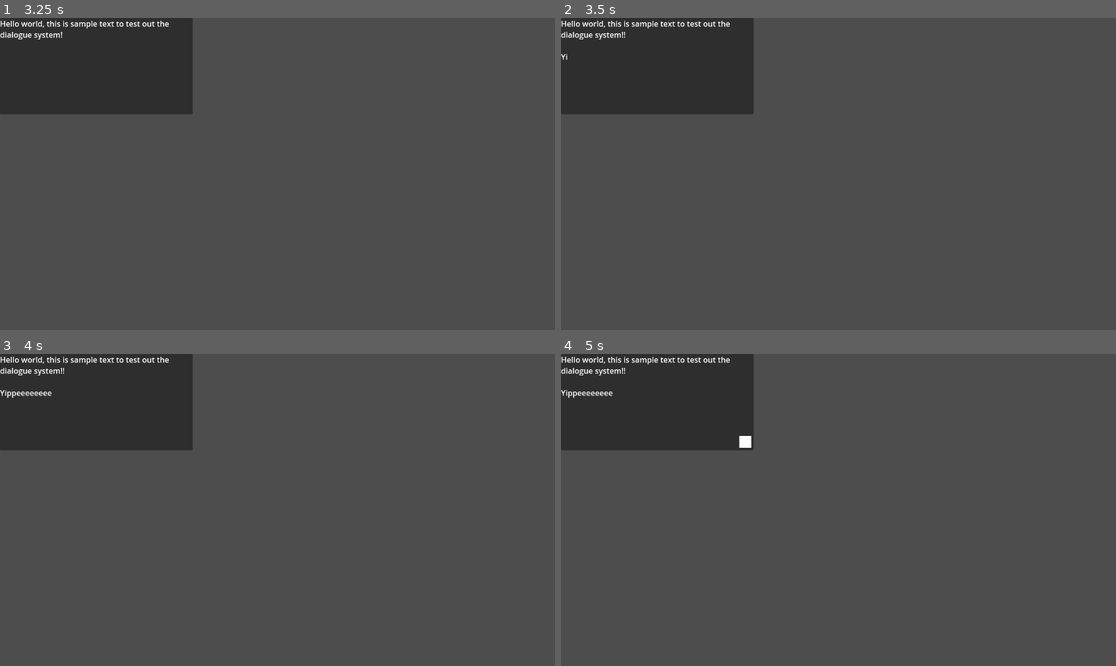
Above: before the commit, frames 1-4 (two rows, left to right).
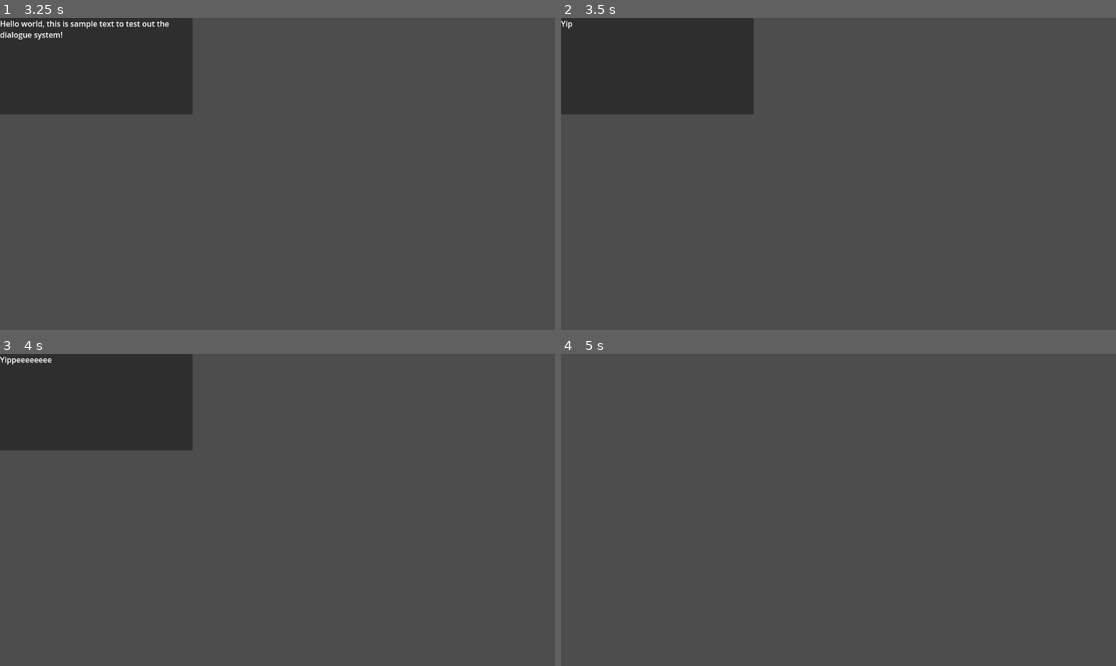
Above: after the commit, the same moments.

Repository: Tyger8540/dress-til-you-drop
Game: Godot game, scene res://scenes/dialogue_box.tscn
The game is run twice, just before and just after one commit, with the same random seed, the same clock (stepped at 60 frames per second) and the same inputs. This scene is started directly instead of the project's main scene.
Inputs:
- Up to frame 1 (3.25 s): tap Enter (ui_accept) at 0.5, 0.6, 0.77, 1.07, 1.35, 1.52, 1.82, 2.1, 2.85, 3.02 s; hold D (move_right) 0.53-1.28 s; hold S (move_backward) 1.28-2.03 s; hold D (move_right) 2.03-2.78 s; hold W (move_forward) from 2.78 s (still down)
- Up to frame 2 (3.5 s): keep holding W (move_forward); tap Enter (ui_accept) at 3.32 s
- Up to frame 3 (4 s): release W (move_forward) at 3.53 s; hold A (move_left) from 3.53 s (still down); tap Enter (ui_accept) at 3.6, 3.77 s
- Up to frame 4 (5 s): keep holding A (move_left); tap Enter (ui_accept) at 4.07, 4.35, 4.52, 4.82 s

Frame 1 is identical in both runs. In frame 2, 0.4% of the frame differs, in the area x 0-31%, y 0-14%; in frame 3, 0.6%; in frame 4, 10%, in the area x 0-35%, y 0-31%.

Commit message:
Advanceable Dialogue

Diff:
--- a/dress-til-you-drop/scripts/dialogue.gd
+++ b/dress-til-you-drop/scripts/dialogue.gd
@@ -1,18 +1,24 @@
+class_name Dialogue
 extends RichTextLabel
 
 @export var text_speed: float = 0.05
 @export var text_marker_speed: float = 0.5
 
+var dialogue_array: Array[String]
+var dialogue_index: int = 0
+
 var text_revealing: bool = false
 var text_revealed: bool = false
-var text_timer: float = 1.0
+var text_timer: float = 0.0
 
-var text_marker_timer: float
+var text_marker_timer: float = text_marker_speed
 
 
 # Called when the node enters the scene tree for the first time.
 func _ready() -> void:
 	text_revealing = true
+	dialogue_array = ["Hello world, this is sample text to test out the dialogue system!!", "Yippeeeeeeee", "bruh", "last one"]
+	text = dialogue_array[dialogue_index]
 
 
 # Called every frame. 'delta' is the elapsed time since the previous frame.
@@ -31,3 +37,22 @@
 		if text_marker_timer > text_marker_speed:
 			$TextMarker.visible = not $TextMarker.visible
 			text_marker_timer = 0.0
+
+		if Input.is_action_just_pressed("ui_accept"):
+			continue_dialogue()
+
+
+func continue_dialogue() -> void:
+	visible_ratio = 0.0
+	$TextMarker.visible = false
+	text_revealing = true
+	text_revealed = false
+	dialogue_index += 1
+	if dialogue_index == dialogue_array.size():
+		get_parent().queue_free()
+	else:
+		text = dialogue_array[dialogue_index]
+
+
+func set_dialogue_array(_dialogue_array: Array[String]) -> void:
+	dialogue_array = _dialogue_array
